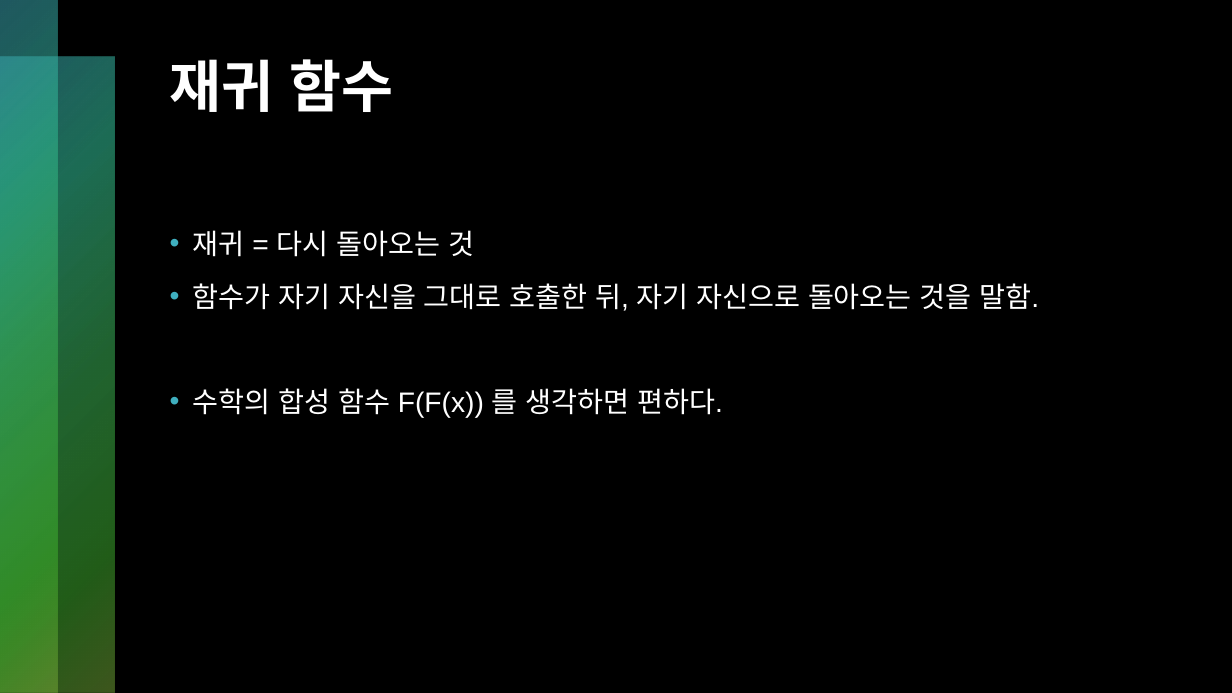
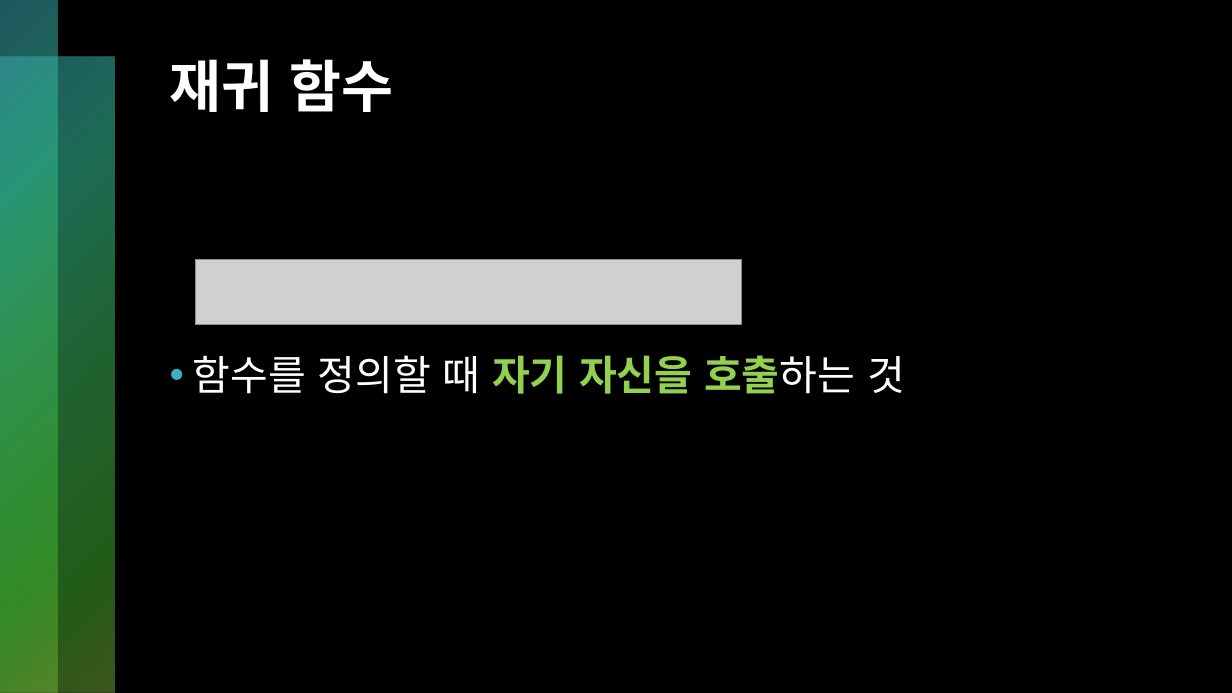
Before and after one commit to kckc0608/hiarc-2024-1-basic-study, a slide deck: slide 14 of [2024-1 기초 스터디] 7. 함수, 재귀함수.pptx (slide 15 before the commit). Drawn at 1232x693 pixels with LibreOffice and Linux fonts; fonts in the diff are those of the drawing; grey boxes stand for pictures. Boxes give left, top, right and bottom in pixels: in the first picture for what was removed or moved away, otherwise in the second. Text is boxed around its words. In the diff, an @@ line names an element or a change of style, - is before the commit and + after.

```diff
--- a/[2024-1 기초 스터디] 7. 함수, 재귀함수.pptx
+++ b/[2024-1 기초 스터디] 7. 함수, 재귀함수.pptx
@@ picture added at (196,260,742,324) @@
@@ text at (193,355,905,394): text changed; size 22 to 32 pt @@
-• 재귀 = 다시 돌아오는 것
-• 함수가 자기 자신을 그대로 호출한 뒤, 자기 자신으로 돌아오는 것을 말함.
-• 수학의 합성 함수 F(F(x)) 를 생각하면 편하다.
+• 함수를 정의할 때 자기 자신을 호출하는 것
```
Also in this commit, not shown: 16 other slides changed, 43 slides added, 4 slides removed, 12 other files.
